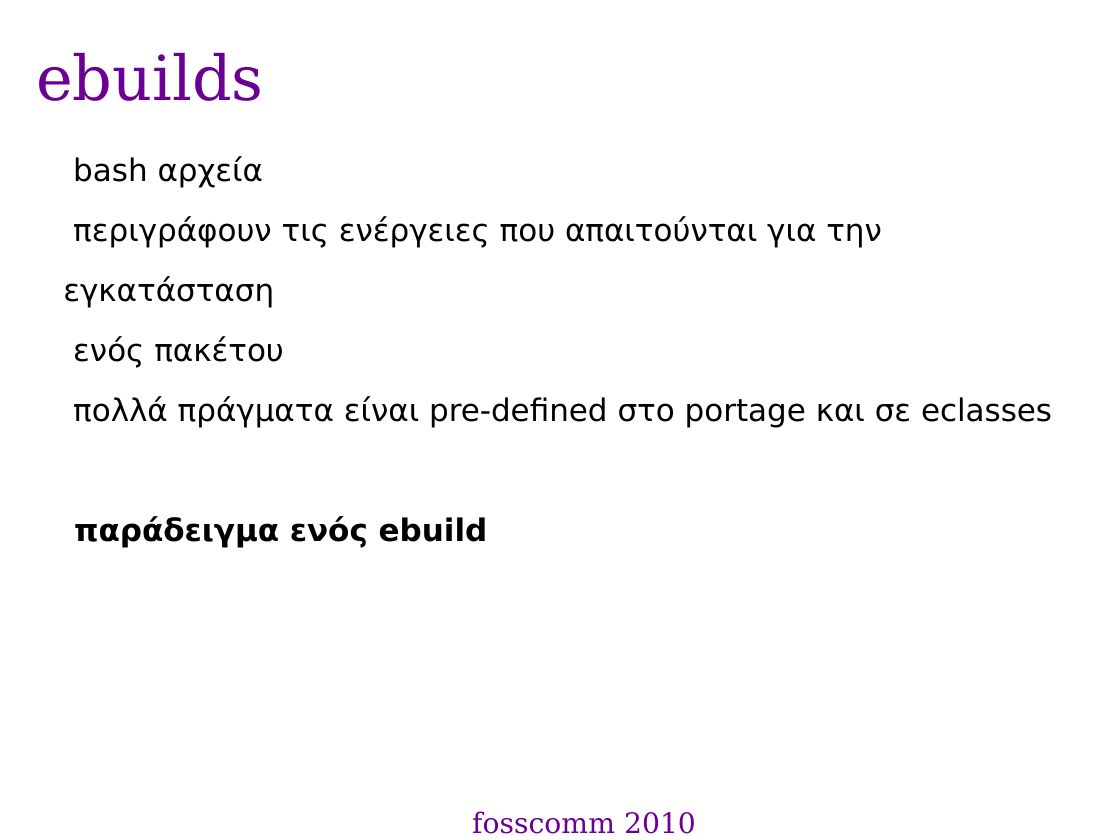
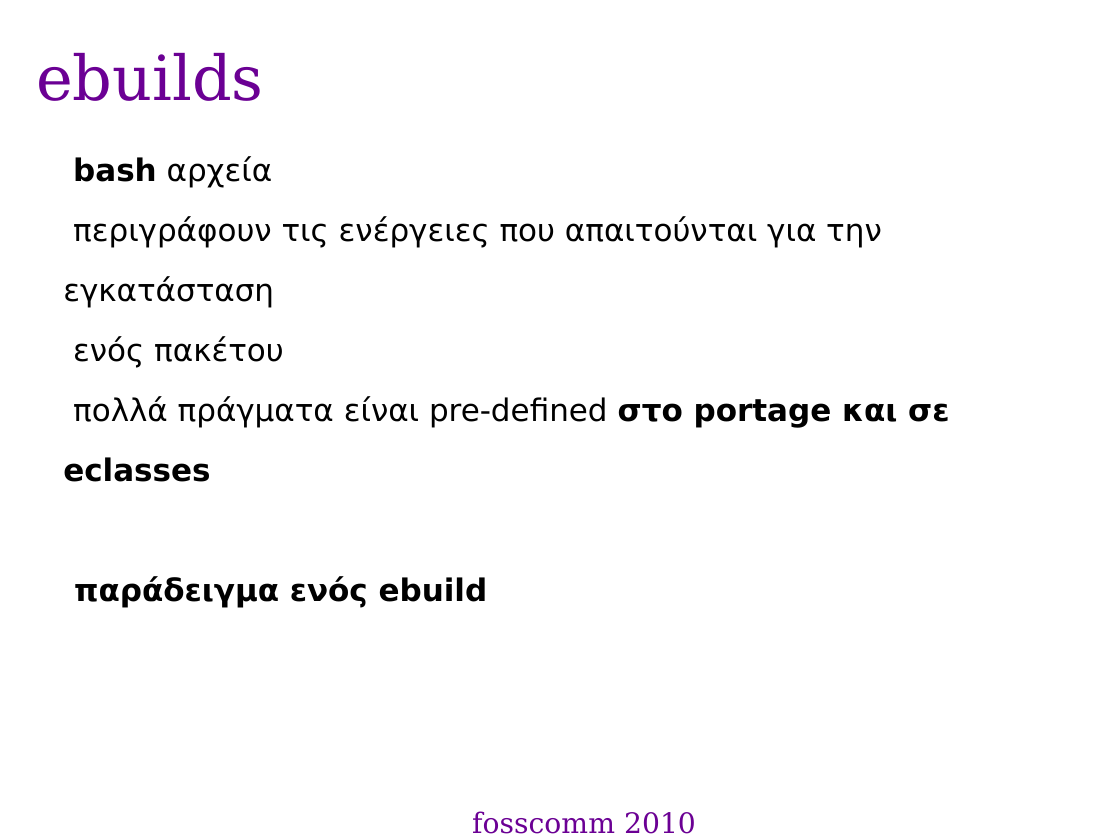
Before and after one commit to gentoo-el/presentations, a slide deck: slide 10 of fosscom-2010_pres.odp. Drawn at 1120x840 pixels with LibreOffice and Linux fonts; fonts in the diff are those of the drawing; background and template pictures are left out. Boxes give left, top, right and bottom in pixels: in the first picture for what was removed or moved away, otherwise in the second. Text is boxed around its words. In the diff, an @@ line names an element or a change of style, - is before the commit and + after.

Commit message:
fosscomm presentation 2010: updated emails
also made some text bold here and there

```diff
--- a/fosscom-2010_pres.odp
+++ b/fosscom-2010_pres.odp
@@ text at (63,156,949,482): bold on in "bash", "στο portage και σε eclasses" @@
```
Also in this commit, not shown: 3 other slides changed.
